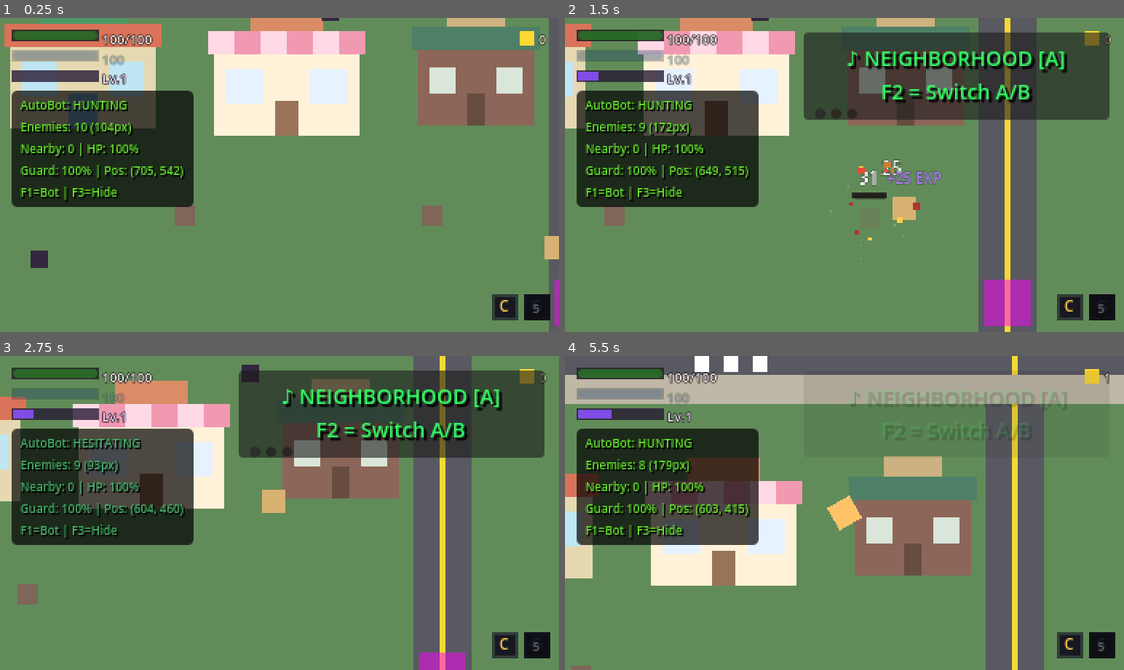
Above: before the commit, frames 1-4 (two rows, left to right).
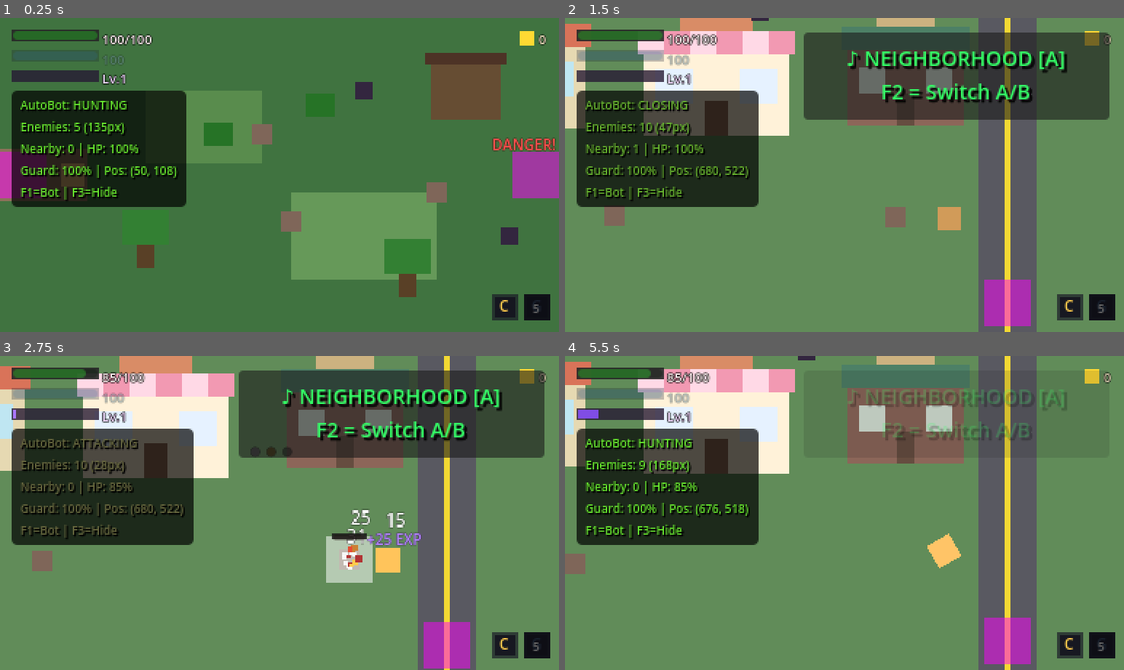
Above: after the commit, the same moments.

Repository: anthonyscry/momi-chronicles
Game: Godot game, scene res://world/zones/backyard.tscn
Same seed, same stepped clock (60 frames per second), same inputs: the game is played once before the commit and once after it. This scene is started directly instead of the project's main scene.
Inputs (mouse positions are in pixels of both pictures, inside the frame that each line leads up to):
- Up to frame 1 (0.25 s): no input
- Up to frame 2 (1.5 s): tap Enter (ui_accept) at 0.5, 0.77 s; move the mouse to (816, 237) at 0.52 s; hold Space (attack) 0.53-1.28 s; hold W (move_up) from 0.53 s (still down); click (816, 237) at 0.67 s; move the mouse to (1012, 222) at 1.27 s; tap V (block) at 1.35 s; click (1012, 222) at 1.42 s
- Up to frame 3 (2.75 s): tap Enter (ui_accept) at 1.52 s; move the mouse to (111, 465) at 2.02 s; release W (move_up) at 2.03 s; hold A (move_left) from 2.03 s (still down); hold Q (cycle_companion) from 2.03 s (still down); click (111, 465) at 2.17 s
- Up to frame 4 (5.5 s): move the mouse to (872, 513) at 2.77 s; release Q (cycle_companion) at 2.78 s; tap X (dodge) at 2.85 s; click (872, 513) at 2.92 s; tap Enter (ui_accept) at 3.02, 3.77, 4.52 s; move the mouse to (760, 434) at 3.52 s; release A (move_left) at 3.53 s; hold S (move_down) 3.53-4.28 s; hold E (interact) 3.53-4.28 s; click (760, 434) at 3.67 s; tap Escape (pause) at 4.15 s; move the mouse to (967, 497) at 4.27 s; hold D (move_right) 4.28-5.03 s; tap Shift (run) at 4.35 s; click (967, 497) at 4.42 s; move the mouse to (732, 528) at 5.02 s; hold W (move_up) from 5.03 s (still down); hold Right mouse button (special_attack) from 5.03 s (still down); click (732, 528) at 5.17 s

The runs differ from the first frame. In frame 1, 83% of the frame differs, in the area x 0-100%, y 0-100%; in frame 2, 3.0%; in frame 3, 23%; in frame 4, 44%.

Commit message:
feat(effects): Phase P2 - screen & feedback effects
- Low HP vignette: pulsing red overlay when HP < 25%
- Zone transition fades: fade-to-black/from-black between zones
- Death sequence: slowmo, red flash, dark overlay, dramatic fade
- Damage direction: red flash bar on screen edge toward attacker

Diff:
--- a/autoloads/effects_manager.gd
+++ b/autoloads/effects_manager.gd
@@ -424,6 +424,8 @@
 	var player = get_tree().get_first_node_in_group("player")
 	if player:
 		spawn_damage_number(player.global_position + Vector2(0, -10), amount)
+		# Damage direction indicator - flash from nearest enemy direction
+		_create_damage_direction_indicator(player)
 
 	# Screen shake when player takes damage
 	shake_medium()
@@ -1152,3 +1154,79 @@
 	tween.tween_property(camera, "zoom", original_zoom, duration * 0.7)\
 		.set_ease(Tween.EASE_IN_OUT).set_trans(Tween.TRANS_QUAD)
 	tween.tween_callback(func(): camera_punch_active = false)
+
+# =============================================================================
+# DAMAGE DIRECTION INDICATOR
+# =============================================================================
+
+## Show a brief red flash from the direction damage came from
+func _create_damage_direction_indicator(player_node: Node2D) -> void:
+	# Find nearest enemy to determine damage direction
+	var nearest_enemy: Node2D = null
+	var nearest_dist: float = INF
+
+	for enemy in get_tree().get_nodes_in_group("enemies"):
+		if not is_instance_valid(enemy) or not enemy is Node2D:
+			continue
+		var dist = player_node.global_position.distance_to(enemy.global_position)
+		if dist < nearest_dist:
+			nearest_dist = dist
+			nearest_enemy = enemy
+
+	if nearest_enemy == null:
+		# No enemy found, flash from random direction
+		_spawn_directional_flash(randf() * TAU)
+		return
+
+	# Calculate angle from player to enemy (damage source direction)
+	var direction = (nearest_enemy.global_position - player_node.global_position).normalized()
+	var angle = direction.angle()
+	_spawn_directional_flash(angle)
+
+
+## Spawn a red flash bar on the screen edge from the given angle
+func _spawn_directional_flash(angle: float) -> void:
+	# viewport is 384x216
+	var viewport_size = Vector2(384, 216)
+	var center = viewport_size / 2.0
+
+	var canvas = CanvasLayer.new()
+	canvas.layer = 95
+	get_tree().current_scene.add_child(canvas)
+
+	# Create a thin red bar positioned on the screen edge toward the angle
+	var flash = ColorRect.new()
+	flash.mouse_filter = Control.MOUSE_FILTER_IGNORE
+
+	# Determine which edge of the screen the flash should appear on
+	var dir = Vector2(cos(angle), sin(angle))
+
+	# Bar dimensions
+	var bar_length: float = 80.0
+	var bar_thickness: float = 6.0
+
+	if absf(dir.x) > absf(dir.y):
+		# Left or right edge
+		flash.size = Vector2(bar_thickness, bar_length)
+		flash.position.y = center.y - bar_length / 2.0
+		if dir.x > 0:
+			flash.position.x = viewport_size.x - bar_thickness  # Right edge
+		else:
+			flash.position.x = 0  # Left edge
+	else:
+		# Top or bottom edge
+		flash.size = Vector2(bar_length, bar_thickness)
+		flash.position.x = center.x - bar_length / 2.0
+		if dir.y > 0:
+			flash.position.y = viewport_size.y - bar_thickness  # Bottom edge
+		else:
+			flash.position.y = 0  # Top edge
+
+	flash.color = Color(1, 0.1, 0.05, 0.7)
+	canvas.add_child(flash)
+
+	# Quick flash and fade
+	var tween = create_tween()
+	tween.tween_property(flash, "color:a", 0.0, 0.25)\
+		.set_ease(Tween.EASE_OUT)
+	tween.tween_callback(canvas.queue_free)
--- a/autoloads/game_manager.gd
+++ b/autoloads/game_manager.gd
@@ -135,18 +135,80 @@
 # ZONE TRANSITIONS
 # =============================================================================
 
-## Handle zone transition request
+## Transition fade overlay
+var _fade_overlay: CanvasLayer = null
+var _fade_rect: ColorRect = null
+var _is_transitioning: bool = false
+
+## Handle zone transition request with fade effect
 func _on_zone_transition_requested(target_zone: String, spawn_point: String) -> void:
 	if not zone_scenes.has(target_zone):
 		push_error("Unknown zone: " + target_zone)
 		return
 
+	if _is_transitioning:
+		return
+	_is_transitioning = true
+
 	pending_spawn_point = spawn_point
 	Events.zone_exited.emit(current_zone)
+
+	# Fade out, load zone, fade in
+	_ensure_fade_overlay()
+	await _fade_to_black(0.3)
 
 	# Load the new zone
 	var zone_path = zone_scenes[target_zone]
 	get_tree().change_scene_to_file(zone_path)
+
+	# Wait a frame for scene to load
+	await get_tree().process_frame
+	await get_tree().process_frame
+
+	# Fade back in
+	await _fade_from_black(0.4)
+	_is_transitioning = false
+
+
+## Ensure the fade overlay exists (persistent across scenes)
+func _ensure_fade_overlay() -> void:
+	if _fade_overlay and is_instance_valid(_fade_overlay):
+		return
+
+	_fade_overlay = CanvasLayer.new()
+	_fade_overlay.name = "FadeOverlay"
+	_fade_overlay.layer = 128  # Above everything
+	_fade_overlay.process_mode = Node.PROCESS_MODE_ALWAYS  # Works during pause
+	add_child(_fade_overlay)
+
+	_fade_rect = ColorRect.new()
+	_fade_rect.name = "FadeRect"
+	_fade_rect.color = Color(0, 0, 0, 0)
+	_fade_rect.anchors_preset = Control.PRESET_FULL_RECT
+	_fade_rect.mouse_filter = Control.MOUSE_FILTER_IGNORE
+	_fade_overlay.add_child(_fade_rect)
+
+
+## Fade screen to black
+func _fade_to_black(duration: float) -> void:
+	_ensure_fade_overlay()
+	_fade_rect.color.a = 0.0
+	var tween = create_tween()
+	tween.set_pause_mode(Tween.TWEEN_PAUSE_PROCESS)
+	tween.tween_property(_fade_rect, "color:a", 1.0, duration)\
+		.set_ease(Tween.EASE_IN).set_trans(Tween.TRANS_QUAD)
+	await tween.finished
+
+
+## Fade screen from black
+func _fade_from_black(duration: float) -> void:
+	_ensure_fade_overlay()
+	_fade_rect.color.a = 1.0
+	var tween = create_tween()
+	tween.set_pause_mode(Tween.TWEEN_PAUSE_PROCESS)
+	tween.tween_property(_fade_rect, "color:a", 0.0, duration)\
+		.set_ease(Tween.EASE_OUT).set_trans(Tween.TRANS_QUAD)
+	await tween.finished
 
 
 ## Load a specific zone
--- a/characters/player/states/player_death.gd
+++ b/characters/player/states/player_death.gd
@@ -1,7 +1,7 @@
 extends State
 class_name PlayerDeath
 
-const DEATH_DURATION: float = 0.8
+const DEATH_DURATION: float = 1.4
 var death_timer: float = 0.0
 
 func enter() -> void:
@@ -14,13 +14,74 @@
 		player.hurtbox.is_invincible = true
 
 	player.set_collision_layer_value(2, false)
-	_death_animation()
+	_dramatic_death_sequence()
 
 func physics_update(delta: float) -> void:
 	death_timer += delta
 
-func _death_animation() -> void:
+func _dramatic_death_sequence() -> void:
+	# 1. Slowmo on death
+	Engine.time_scale = 0.2
+
+	# 2. Screen shake
+	EffectsManager.screen_shake(8.0, 0.4)
+
+	# 3. Red flash
+	_flash_death_screen()
+
+	# 4. Player death animation (red flash + fade out)
 	if player.sprite:
-		var tween = player.create_tween()
-		tween.tween_property(player.sprite, "color", Color(1, 0.2, 0.2, 1), 0.2)
-		tween.tween_property(player.sprite, "color", Color(1, 0.2, 0.2, 0), 0.6)
+		var sprite_tween = player.create_tween()
+		sprite_tween.set_ignore_time_scale(true)
+		# Flash white briefly
+		sprite_tween.tween_property(player.sprite, "color", Color(1, 1, 1, 1), 0.05)
+		# Turn red
+		sprite_tween.tween_property(player.sprite, "color", Color(1, 0.15, 0.15, 1), 0.15)
+		# Hold red
+		sprite_tween.tween_interval(0.3)
+		# Fade out
+		sprite_tween.tween_property(player.sprite, "color", Color(1, 0.15, 0.15, 0), 0.5)
+
+	# 5. Restore time scale smoothly after the dramatic pause
+	var time_tween = create_tween()
+	time_tween.set_ignore_time_scale(true)
+	time_tween.tween_interval(0.25)  # Hold slowmo for a beat
+	time_tween.tween_property(Engine, "time_scale", 1.0, 0.3)
+
+	# 6. Fade entire screen to dark red over the death
+	_fade_death_overlay()
+
+
+func _flash_death_screen() -> void:
+	# Brief red flash overlay
+	var canvas = CanvasLayer.new()
+	canvas.layer = 100
+	var flash = ColorRect.new()
+	flash.color = Color(0.7, 0, 0, 0.5)
+	flash.anchors_preset = Control.PRESET_FULL_RECT
+	flash.mouse_filter = Control.MOUSE_FILTER_IGNORE
+	canvas.add_child(flash)
+	player.get_tree().current_scene.add_child(canvas)
+
+	var tween = create_tween()
+	tween.set_ignore_time_scale(true)
+	tween.tween_property(flash, "color:a", 0.0, 0.4)
+	tween.tween_callback(canvas.queue_free)
+
+
+func _fade_death_overlay() -> void:
+	# Slow dark overlay that grows as death progresses
+	var canvas = CanvasLayer.new()
+	canvas.layer = 99
+	var overlay = ColorRect.new()
+	overlay.color = Color(0.1, 0, 0, 0)
+	overlay.anchors_preset = Control.PRESET_FULL_RECT
+	overlay.mouse_filter = Control.MOUSE_FILTER_IGNORE
+	canvas.add_child(overlay)
+	player.get_tree().current_scene.add_child(canvas)
+
+	# Slowly darken - the game_over screen will take over from here
+	var tween = create_tween()
+	tween.set_ignore_time_scale(true)
+	tween.tween_property(overlay, "color:a", 0.6, 1.2)\
+		.set_ease(Tween.EASE_IN).set_trans(Tween.TRANS_QUAD)
--- a/ui/hud/game_hud.gd
+++ b/ui/hud/game_hud.gd
@@ -7,12 +7,24 @@
 @onready var debug_panel: PanelContainer = $MarginContainer/VBoxContainer/DebugPanel
 @onready var autobot_label: Label = $MarginContainer/VBoxContainer/DebugPanel/AutoBotLabel
 
+## Low HP vignette overlay
+var low_hp_vignette: ColorRect
+var vignette_tween: Tween
+var is_low_hp: bool = false
+const LOW_HP_THRESHOLD: float = 0.25
+
 ## Whether debug panel is visible
 var debug_visible: bool = true
 
 func _ready() -> void:
 	# Show debug by default (can toggle with F3)
 	debug_panel.visible = debug_visible
+
+	# Create low HP vignette overlay
+	_setup_low_hp_vignette()
+
+	# Connect to health changes
+	Events.player_health_changed.connect(_on_health_changed)
 
 
 func _unhandled_input(event: InputEvent) -> void:
@@ -22,6 +34,60 @@
 			debug_visible = not debug_visible
 			debug_panel.visible = debug_visible
 			print("[HUD] Debug panel: %s (F3 to toggle)" % ("ON" if debug_visible else "OFF"))
+
+
+func _setup_low_hp_vignette() -> void:
+	# Red vignette overlay for when HP is low
+	low_hp_vignette = ColorRect.new()
+	low_hp_vignette.name = "LowHPVignette"
+	low_hp_vignette.color = Color(0.8, 0, 0, 0)  # Transparent red initially
+	low_hp_vignette.anchors_preset = Control.PRESET_FULL_RECT
+	low_hp_vignette.mouse_filter = Control.MOUSE_FILTER_IGNORE
+	low_hp_vignette.show_behind_parent = true
+	# Use a gradient-like effect: full color at edges, transparent center
+	# Since we can't do real gradient in ColorRect, we'll pulse it subtly
+	add_child(low_hp_vignette)
+	low_hp_vignette.visible = false
+
+
+func _on_health_changed(current: int, max_health: int) -> void:
+	var health_percent = float(current) / float(max_health) if max_health > 0 else 1.0
+
+	if health_percent <= LOW_HP_THRESHOLD and not is_low_hp:
+		# Just went low HP - start pulsing red vignette
+		is_low_hp = true
+		_start_vignette_pulse()
+	elif health_percent > LOW_HP_THRESHOLD and is_low_hp:
+		# Recovered above threshold - stop vignette
+		is_low_hp = false
+		_stop_vignette_pulse()
+
+
+func _start_vignette_pulse() -> void:
+	if not low_hp_vignette:
+		return
+	low_hp_vignette.visible = true
+
+	# Kill existing tween
+	if vignette_tween and vignette_tween.is_valid():
+		vignette_tween.kill()
+
+	# Looping pulse: fade in -> fade out -> repeat
+	vignette_tween = create_tween().set_loops()
+	vignette_tween.tween_property(low_hp_vignette, "color:a", 0.18, 0.6)\
+		.set_ease(Tween.EASE_IN_OUT).set_trans(Tween.TRANS_SINE)
+	vignette_tween.tween_property(low_hp_vignette, "color:a", 0.04, 0.6)\
+		.set_ease(Tween.EASE_IN_OUT).set_trans(Tween.TRANS_SINE)
+
+
+func _stop_vignette_pulse() -> void:
+	if vignette_tween and vignette_tween.is_valid():
+		vignette_tween.kill()
+	if low_hp_vignette:
+		# Fade out smoothly
+		var fade_out = create_tween()
+		fade_out.tween_property(low_hp_vignette, "color:a", 0.0, 0.3)
+		fade_out.tween_callback(func(): low_hp_vignette.visible = false)
 
 
 func _process(_delta: float) -> void:
